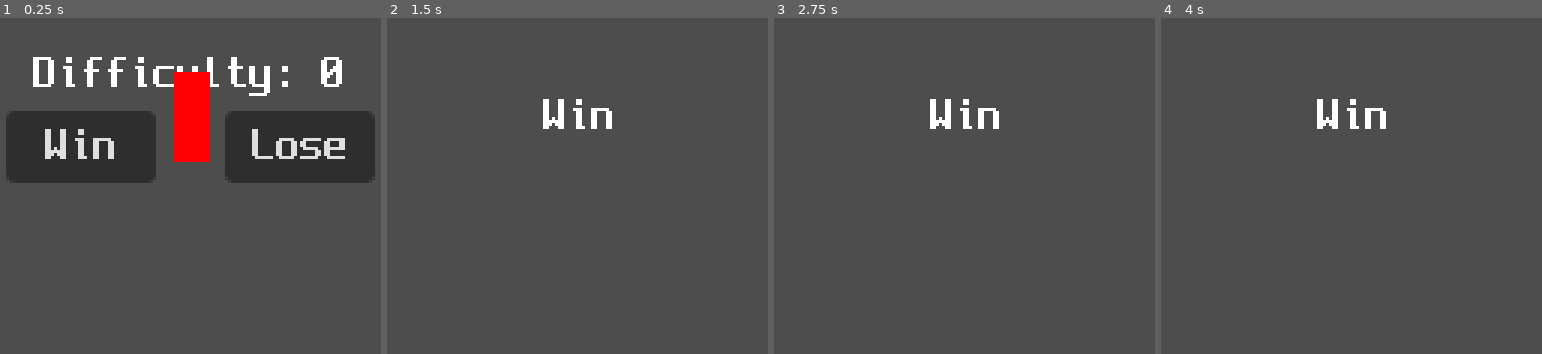
Above: before the commit, frames 1-4 (left to right).
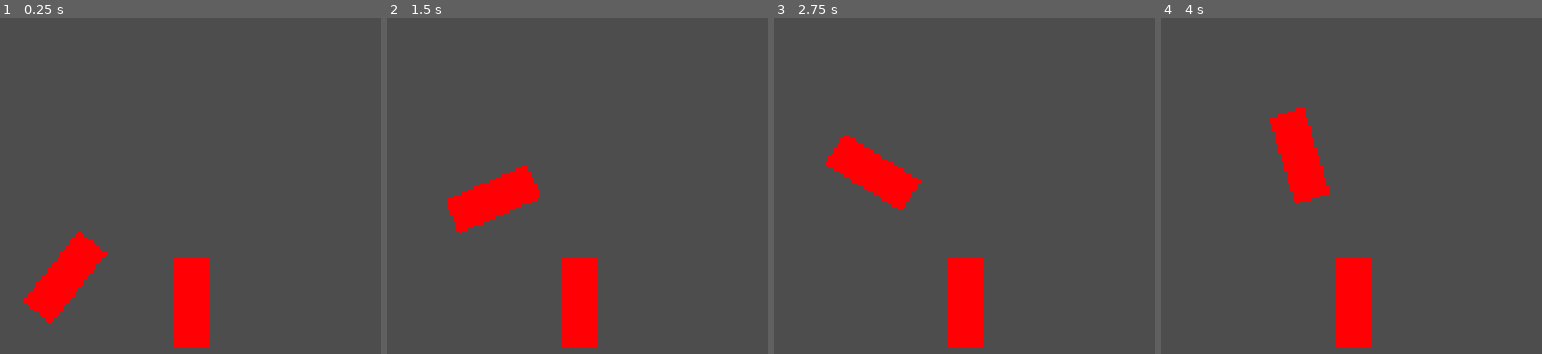
Above: after the commit, the same moments.

Repository: bryan-barreto/clonq-microjam-2k26
Game: Godot game, scene res://scenes/main.tscn
Same seed, same stepped clock (60 frames per second), same inputs: the game is played once before the commit and once after it. This scene is started directly instead of the project's main scene.
Inputs (mouse positions are in pixels of both pictures, inside the frame that each line leads up to):
- Up to frame 1 (0.25 s): no input
- Up to frame 2 (1.5 s): click (467, 145) at 0.5 s, where only the run before the commit has a clickable "Win"; tap Enter at 1.25 s; move the mouse to (737, 91) at 1.27 s; press the mouse at (737, 91) at 1.28 s
- Up to frame 3 (2.75 s): right-click (1124, 91) at 1.55 s; move the mouse to (823, 142) at 2.02 s; release the mouse at (823, 142) at 2.03 s; right-click (823, 142) at 2.1 s; click (823, 142) at 2.3 s
- Up to frame 4 (4 s): move the mouse to (outside the picture) at 2.77 s; press the mouse at (outside the picture) at 2.78 s; right-click (outside the picture) at 3.05 s; move the mouse to (1317, 212) at 3.52 s; release the mouse at (1317, 212) at 3.53 s; right-click (1317, 212) at 3.6 s; click (1317, 212) at 3.8 s

The runs differ from the first frame. In frame 1, 26% of the frame differs, in the area x 1-99%, y 11-99%; in frame 2, 5.7%; in frame 3, 5.7%; in frame 4, 5.8%.

Commit message:
player tracks mouse

Diff:
--- /dev/null
+++ b/godot-project/prefab/ball.tscn
@@ -0,0 +1,13 @@
+[gd_scene format=3 uid="uid://dn3hyyv0tnt5b"]
+
+[ext_resource type="Texture2D" uid="uid://cga0otyo3iry3" path="res://assets/ball.png" id="1_1hr4x"]
+
+[sub_resource type="CircleShape2D" id="CircleShape2D_frjmt"]
+
+[node name="Ball" type="RigidBody2D" unique_id=2020230802]
+
+[node name="CollisionShape2D" type="CollisionShape2D" parent="." unique_id=846741595]
+shape = SubResource("CircleShape2D_frjmt")
+
+[node name="Sprite2D" type="Sprite2D" parent="." unique_id=507031872]
+texture = ExtResource("1_1hr4x")
--- /dev/null
+++ b/godot-project/prefab/hit_box.tscn
@@ -0,0 +1,19 @@
+[gd_scene format=3 uid="uid://dxci17kq4j4nv"]
+
+[ext_resource type="Script" uid="uid://cl0m8fx5c52ip" path="res://src/hit_box.gd" id="1_jljiw"]
+[ext_resource type="Texture2D" uid="uid://e11n57commt2" path="res://assets/hitbot.png" id="2_6dw6b"]
+
+[sub_resource type="RectangleShape2D" id="RectangleShape2D_tbgi4"]
+size = Vector2(12, 30)
+
+[node name="HitBox" type="CharacterBody2D" unique_id=1649692202]
+script = ExtResource("1_jljiw")
+
+[node name="CollisionShape2D" type="CollisionShape2D" parent="." unique_id=2066238002]
+shape = SubResource("RectangleShape2D_tbgi4")
+
+[node name="Sprite2D" type="Sprite2D" parent="." unique_id=1055822905]
+texture = ExtResource("2_6dw6b")
+
+[node name="Drill" type="Node2D" parent="." unique_id=1682587422]
+position = Vector2(0, -20)
--- a/godot-project/project.godot
+++ b/godot-project/project.godot
@@ -25,6 +25,19 @@
 
 theme/custom="uid://bi6wfulgjp0ml"
 
+[input]
+
+LeftThruster={
+"deadzone": 0.2,
+"events": [Object(InputEventMouseButton,"resource_local_to_scene":false,"resource_name":"","device":-1,"window_id":0,"alt_pressed":false,"shift_pressed":false,"ctrl_pressed":false,"meta_pressed":false,"button_mask":0,"position":Vector2(0, 0),"global_position":Vector2(0, 0),"factor":1.0,"button_index":1,"canceled":false,"pressed":false,"double_click":false,"script":null)
+]
+}
+RightThruster={
+"deadzone": 0.2,
+"events": [Object(InputEventMouseButton,"resource_local_to_scene":false,"resource_name":"","device":-1,"window_id":0,"alt_pressed":false,"shift_pressed":false,"ctrl_pressed":false,"meta_pressed":false,"button_mask":0,"position":Vector2(0, 0),"global_position":Vector2(0, 0),"factor":1.0,"button_index":2,"canceled":false,"pressed":false,"double_click":false,"script":null)
+]
+}
+
 [physics]
 
 3d/physics_engine="Jolt Physics"
--- a/godot-project/scenes/main.tscn
+++ b/godot-project/scenes/main.tscn
@@ -1,11 +1,20 @@
 [gd_scene format=3 uid="uid://cx7c3g6uekqg"]
 
 [ext_resource type="Script" uid="uid://3snrnt3qhca7" path="res://src/main.gd" id="1_o5qli"]
-[ext_resource type="Script" uid="uid://cl0m8fx5c52ip" path="res://src/hit_box.gd" id="2_sugp2"]
-[ext_resource type="Texture2D" uid="uid://e11n57commt2" path="res://assets/hitbot.png" id="3_jyhfs"]
+[ext_resource type="PackedScene" uid="uid://dxci17kq4j4nv" path="res://prefab/hit_box.tscn" id="2_sugp2"]
+[ext_resource type="PackedScene" uid="uid://dn3hyyv0tnt5b" path="res://prefab/ball.tscn" id="3_jyhfs"]
+[ext_resource type="Script" uid="uid://rbupkt3y7y2f" path="res://src/pillar.gd" id="4_tbgi4"]
+[ext_resource type="Texture2D" uid="uid://e11n57commt2" path="res://assets/hitbot.png" id="5_tefeu"]
+[ext_resource type="Script" uid="uid://d3cesqdn66rk6" path="res://src/mouse.gd" id="6_tefeu"]
 
-[sub_resource type="RectangleShape2D" id="RectangleShape2D_tbgi4"]
+[sub_resource type="RectangleShape2D" id="RectangleShape2D_o6xl0"]
+size = Vector2(347, 20)
+
+[sub_resource type="RectangleShape2D" id="RectangleShape2D_tipki"]
 size = Vector2(12, 30)
+
+[sub_resource type="CircleShape2D" id="CircleShape2D_tefeu"]
+radius = 2.0
 
 [node name="Main" type="Node2D" unique_id=1134354879]
 script = ExtResource("1_o5qli")
@@ -29,6 +38,7 @@
 grow_vertical = 2
 
 [node name="Container" type="VBoxContainer" parent="Control/CenterContainer" unique_id=897279693]
+visible = false
 layout_mode = 2
 
 [node name="Difficulty" type="Label" parent="Control/CenterContainer/Container" unique_id=1302786795]
@@ -44,22 +54,57 @@
 [node name="Win" type="Button" parent="Control/CenterContainer/Container/Container" unique_id=362210257]
 custom_minimum_size = Vector2(50, 0)
 layout_mode = 2
+disabled = true
 text = "Win"
 
 [node name="Lose" type="Button" parent="Control/CenterContainer/Container/Container" unique_id=1789923792]
 custom_minimum_size = Vector2(50, 0)
 layout_mode = 2
+disabled = true
 text = "Lose
 "
 
-[node name="HitBox" type="CharacterBody2D" parent="." unique_id=1068112276]
-script = ExtResource("2_sugp2")
+[node name="HitBox" parent="." unique_id=1649692202 instance=ExtResource("2_sugp2")]
+position = Vector2(71, 141)
+max_player_speed = 40.0
+rotation_speed = 5.0
 
-[node name="CollisionShape2D" type="CollisionShape2D" parent="HitBox" unique_id=1294582031]
-shape = SubResource("RectangleShape2D_tbgi4")
+[node name="Ball" parent="." unique_id=2020230802 instance=ExtResource("3_jyhfs")]
+position = Vector2(278, 136)
 
-[node name="Sprite2D" type="Sprite2D" parent="HitBox" unique_id=2100626930]
-texture = ExtResource("3_jyhfs")
+[node name="Floor" type="StaticBody2D" parent="." unique_id=1649123140]
+position = Vector2(0, 160)
+
+[node name="CollisionShape2D" type="CollisionShape2D" parent="Floor" unique_id=1346776357]
+position = Vector2(124.5, 10)
+shape = SubResource("RectangleShape2D_o6xl0")
+
+[node name="Pillar" type="RigidBody2D" parent="." unique_id=1932170575]
+position = Vector2(120, 142)
+mass = 1.907
+gravity_scale = 0.0
+script = ExtResource("4_tbgi4")
+thrust = -100.0
+angularFricton = 0.02
+linearFriction = 0.1
+
+[node name="CollisionShape2D" type="CollisionShape2D" parent="Pillar" unique_id=551660050]
+shape = SubResource("RectangleShape2D_tipki")
+
+[node name="LeftThrust" type="Node2D" parent="Pillar" unique_id=306129480]
+position = Vector2(-2, 0)
+
+[node name="RightThrust" type="Node2D" parent="Pillar" unique_id=996238287]
+position = Vector2(2, 0)
+
+[node name="Sprite2D" type="Sprite2D" parent="Pillar" unique_id=655664931]
+texture = ExtResource("5_tefeu")
+
+[node name="Mouse" type="Area2D" parent="." unique_id=573510076]
+script = ExtResource("6_tefeu")
+
+[node name="CollisionShape2D" type="CollisionShape2D" parent="Mouse" unique_id=1059333392]
+shape = SubResource("CircleShape2D_tefeu")
 
 [connection signal="pressed" from="Control/CenterContainer/Container/Container/Win" to="." method="_on_win_pressed"]
 [connection signal="pressed" from="Control/CenterContainer/Container/Container/Lose" to="." method="_on_lose_pressed"]
--- a/godot-project/src/hit_box.gd
+++ b/godot-project/src/hit_box.gd
@@ -1,4 +1,28 @@
 extends CharacterBody2D
 
+@onready var drill = $Drill
+
+@export var max_player_speed = 0.0
+
+@export var rotation_speed = 0.0
+
 func _process(delta):
-	global_position = get_global_mouse_position()
+	_look_at_mouse(delta)
+	_move_toward_mouse(delta)
+
+func _move_toward_mouse(delta: float) -> void:
+	var dir_to_mouse: Vector2 = get_global_mouse_position() - drill.global_position
+	var max_velocity_this_update: float = max_player_speed * delta
+	var max_velocity_this_update_squared := max_velocity_this_update ** 2
+	if dir_to_mouse.length_squared() > max_velocity_this_update_squared:
+		dir_to_mouse = dir_to_mouse.normalized() * max_velocity_this_update
+	velocity = dir_to_mouse / delta
+	var _collided := move_and_slide()
+
+func _look_at_mouse(delta: float) -> void:
+	var target_angle = ((get_global_mouse_position() - global_position).angle() + deg_to_rad(90))
+	var target_angle_diff = abs(angle_difference(self.rotation, target_angle))
+	if (target_angle_diff >= rotation_speed * delta):
+		rotation = rotate_toward(rotation, target_angle, rotation_speed * delta)
+	else:
+		rotation = target_angle
--- /dev/null
+++ b/godot-project/src/mouse.gd
@@ -0,0 +1,4 @@
+extends Area2D
+
+func _physics_process(delta):
+	position = get_global_mouse_position()
--- /dev/null
+++ b/godot-project/src/pillar.gd
@@ -0,0 +1,32 @@
+extends RigidBody2D
+
+@export var thrust = 0.0
+@export var angularFricton = 0.0
+@export var linearFriction = 0.0
+
+@onready var leftThrust := $LeftThrust
+@onready var rightThrust := $RightThrust
+
+func _integrate_forces(state):
+	var leftThrust_offset: Vector2 = leftThrust.global_position - self.global_position
+	var rightThrust_offset: Vector2 = rightThrust.global_position - self.global_position
+
+	#if Input.is_action_pressed("LeftThruster"):
+		#state.apply_force(Vector2(0, thrust).rotated(self.rotation), leftThrust_offset)
+		#
+	#if Input.is_action_pressed("RightThruster"):
+		#state.apply_force(Vector2(0, thrust).rotated(self.rotation), rightThrust_offset)
+	#
+	#state.angular_velocity *= 1.0 - angularFricton
+	#state.linear_velocity *= 1.0 - linearFriction
+	#
+	#if (self.global_rotation < -60 || self.global_rotation > 60):
+		#state.angular_velocity *= 1.0 - angularFricton - 0.5
+
+	# var drill_offset: Vector2 = drill.global_position - self.global_position
+	# print(drill_offset)
+	# var mousePos: Vector2 = get_global_mouse_position()
+	# print(mousePos)
+	# var to_target: Vector2 = drill_offset.direction_to(mousePos)
+	# print(to_target)
+	# state.apply_force(to_target*thrust, drill_offset)
Binary file added: godot-project/assets/ball.png
Not shown, added: godot-project/assets/ball.png.import
Not shown, added: godot-project/src/mouse.gd.uid
Not shown, added: godot-project/src/pillar.gd.uid
Not shown, added: output_test/.gitkeep
